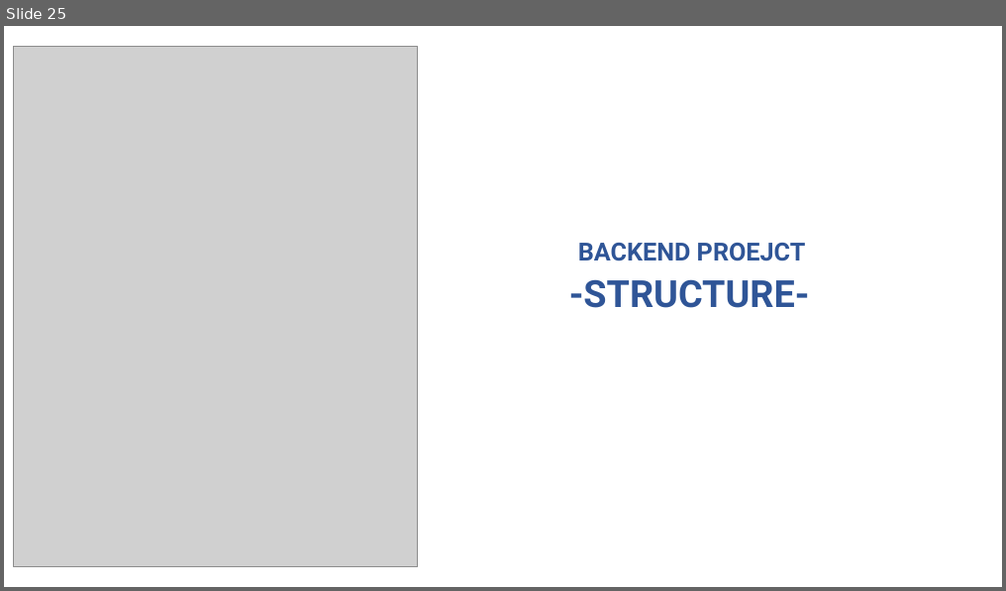
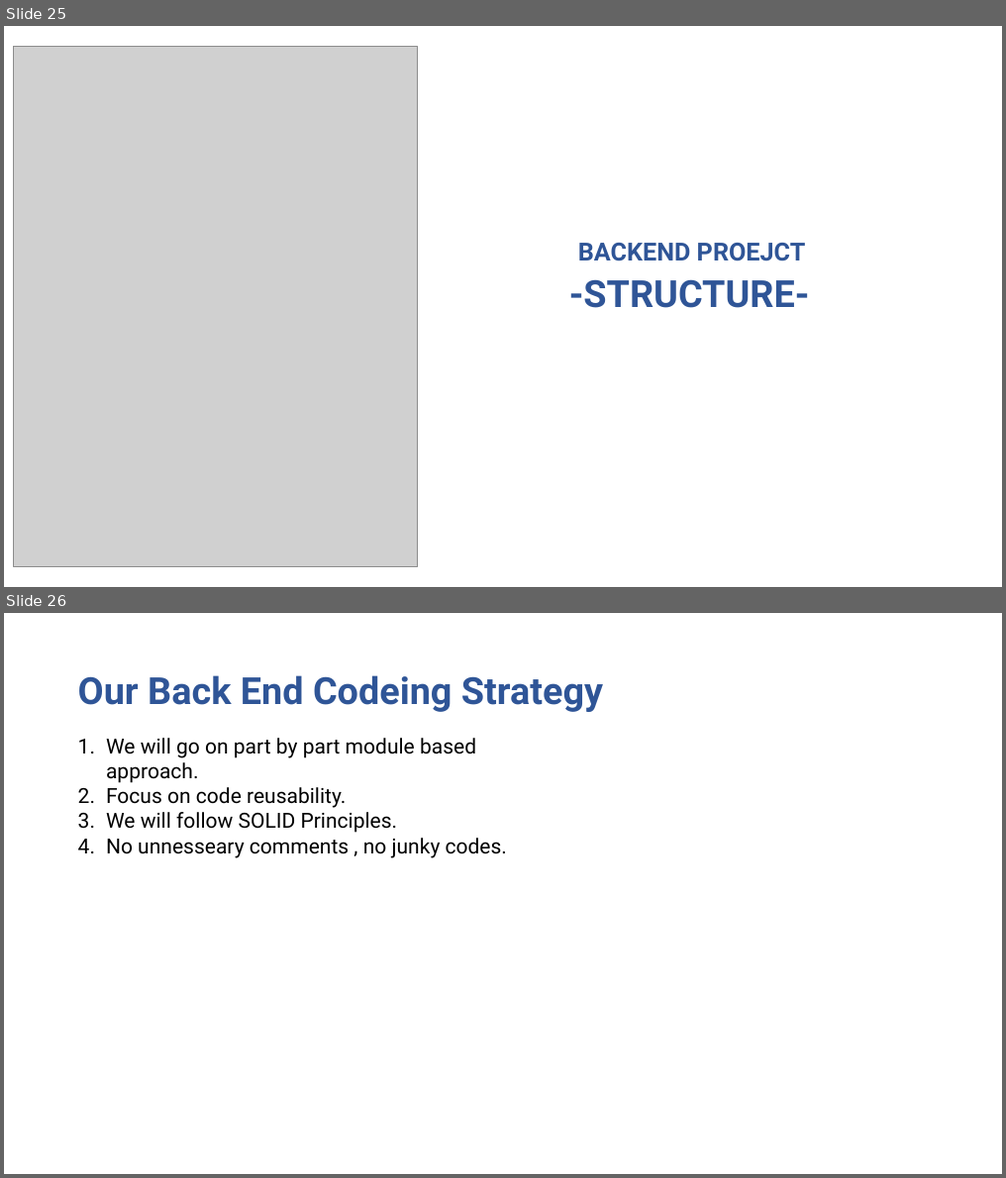
Before and after one commit to rupomsoft/MERN-STACK-Series, a slide deck: Inventory/PPT.pptx. Shown one above the other, each under a label of ours: slide 25 before the commit, slides 25 and 26 after it. The pictures are 1006x591 and 1006x1178 pixels, drawn with LibreOffice and Linux fonts; fonts in the diff are those of the drawing; grey boxes stand for pictures. Boxes give left, top, right and bottom in pixels: in the first picture for what was removed or moved away, otherwise in the second. Text is boxed around its words. In the diff, an @@ line names an element or a change of style, - is before the commit and + after.

```diff
--- a/Inventory/PPT.pptx
+++ b/Inventory/PPT.pptx
@@ slide 26 added at (4,613,1002,1174), background #FFFFFF @@
@@ text added at (78,675,603,712), 36 pt, text #2F5597, bold @@
+Our Back End Codeing Strategy
@@ text added at (106,738,507,859), 20 pt, text #000000 @@
+1. We will go on part by part module based approach.
+2. Focus on code reusability.
+3. We will follow SOLID Principles.
+4. No unnesseary comments , no junky codes.
```
Also in this commit, not shown: 3 slides changed, 15 other slides added, 4 slides removed, 21 other files.
